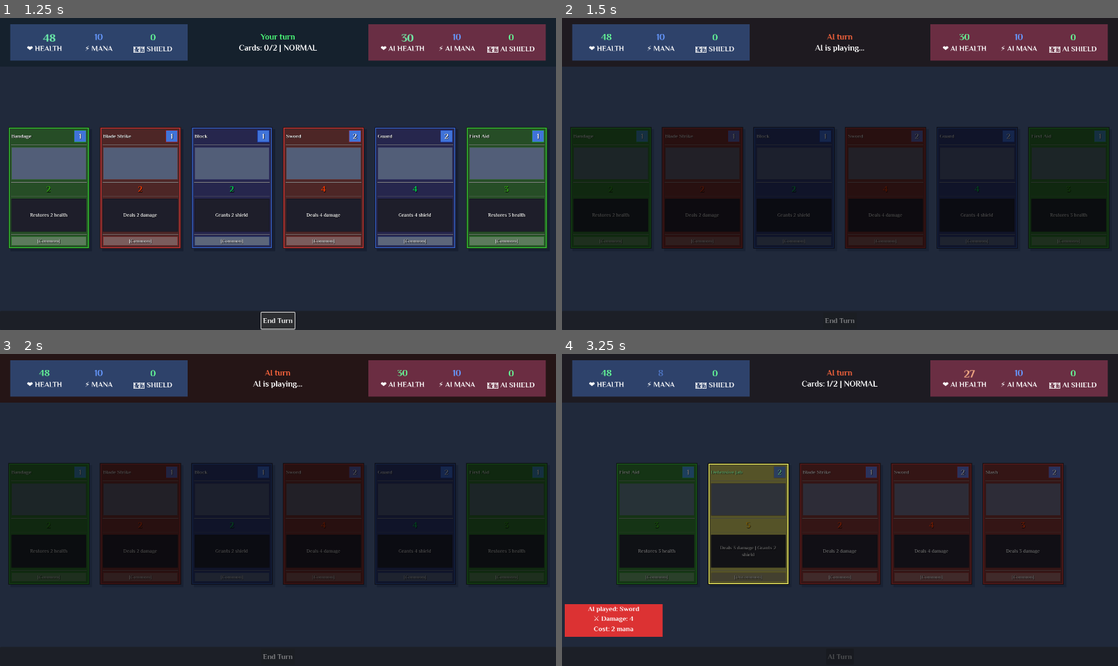
Above: before the commit, frames 1-4 (two rows, left to right).
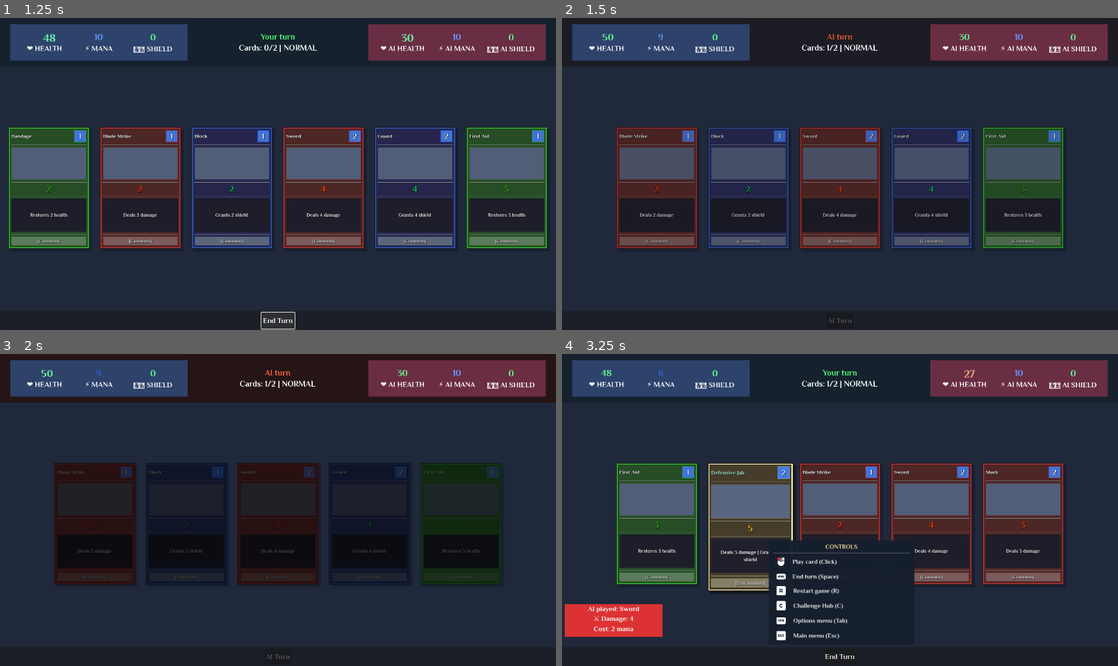
Above: after the commit, the same moments.

Repository: lextrack/Card-Vault-Keeper-Arena
Game: Godot game, scene res://scenes/Main.tscn
Same seed, same stepped clock (60 frames per second), same inputs: the game is played once before the commit and once after it. This scene is started directly instead of the project's main scene. Video files are missing from this copy of the repository; at most half a second of black plays in their place. Sound files missing from this copy of the repository are replaced by a short silence.
Inputs (mouse positions are in pixels of both pictures, inside the frame that each line leads up to):
- Up to frame 1 (1.25 s): click "End Turn" at 0.5 s
- Up to frame 2 (1.5 s): tap Enter (game_select) at 1.25 s; move the mouse to (612, 186) at 1.27 s; hold Right (ui_right) from 1.28 s (still down); hold Enter (game_select) from 1.28 s (still down); click (612, 186) at 1.42 s
- Up to frame 3 (2 s): keep holding Right (ui_right); keep holding Enter (game_select)
- Up to frame 4 (3.25 s): tap R (game_restart) at 2 s; move the mouse to (701, 522) at 2.02 s; release Right (ui_right) at 2.03 s; release Enter (game_select) at 2.03 s; hold Escape (game_back) 2.03-2.78 s; tap C (ChallengeHub_access) at 2.1 s; click (701, 522) at 2.17 s; tap Enter (game_select) at 2.3, 3.05 s; move the mouse to (612, 522) at 2.77 s; hold Right (ui_right) from 2.78 s (still down); hold H (game_controls) from 2.78 s (still down); click (612, 522) at 2.92 s

Frame 1 is identical in both runs. In frame 2, 27% of the frame differs, in the area x 1-99%, y 5-98%; in frame 3, 14%; in frame 4, 21%.
Error in both runs: Invalid access to property or key 'turn_number' on a base object of type 'Nil'. (res://scripts/Main.gd:450)

Commit message:
Navigations works now with the arrow keys

Diff:
--- a/project.godot
+++ b/project.godot
@@ -43,7 +43,6 @@
 "deadzone": 0.5,
 "events": [Object(InputEventKey,"resource_local_to_scene":false,"resource_name":"","device":0,"window_id":0,"alt_presse …(194 unchanged characters)…
 , Object(InputEventKey,"resource_local_to_scene":false,"resource_name":"","device":0,"window_id":0,"alt_pressed":false, …(185 unchanged characters)…
-, Object(InputEventKey,"resource_local_to_scene":false,"resource_name":"","device":0,"window_id":0,"alt_pressed":false,"shift_pressed":false,"ctrl_pressed":false,"meta_pressed":false,"pressed":false,"keycode":32,"physical_keycode":0,"key_label":0,"unicode":32,"location":0,"echo":false,"script":null)
 ]
 }
 ui_left={
--- a/scripts/InputManager.gd
+++ b/scripts/InputManager.gd
@@ -130,8 +130,8 @@
 	elif event.is_action_pressed("game_exit"):
 		if not _is_game_transitioning():
 			main_scene.show_exit_confirmation()
-	elif main_scene.is_player_turn and gamepad_mode and main_scene.player and not _is_game_transitioning():
-		_handle_gamepad_navigation(event)
+	elif main_scene.is_player_turn and (gamepad_mode or event is InputEventKey) and main_scene.player and not _is_game_transitioning():
+		_handle_keyboard_and_gamepad_navigation(event)
 
 func _handle_options_menu_toggle():
 	if not options_menu:
@@ -195,38 +195,27 @@
 		controls_panel.toggle_visibility()
 		main_scene.audio_helper.play_card_hover_sound()
 
-func _handle_gamepad_navigation(event: InputEvent):
+func _handle_keyboard_and_gamepad_navigation(event: InputEvent):
 	if not is_input_enabled() or _is_game_transitioning() or input_processing:
-		return
-
-	if not main_scene.player or not main_scene.player.can_play_more_cards():
-		if event.is_action_pressed("game_select"):
-			return
-
-		if event.is_action_pressed("ui_left") or event.is_action_pressed("ui_right"):
-			_handle_navigation_only(event)
-		elif event.is_action_pressed("game_back"):
-			_handle_end_turn_input()
 		return
 
 	if event.is_action_pressed("ui_left"):
 		if main_scene.ui_manager.navigate_cards(-1, main_scene.player):
 			main_scene.audio_helper.play_card_hover_sound()
+		return
 	elif event.is_action_pressed("ui_right"):
 		if main_scene.ui_manager.navigate_cards(1, main_scene.player):
 			main_scene.audio_helper.play_card_hover_sound()
-	elif event.is_action_pressed("game_select"):
-		_handle_card_selection()
-	elif event.is_action_pressed("game_back"):
+		return
+
+	if main_scene.player.can_play_more_cards():
+		if event.is_action_pressed("ui_accept") or event.is_action_pressed("game_select"):
+			_handle_card_selection()
+			return
+
+	if event.is_action_pressed("ui_cancel") or event.is_action_pressed("game_back"):
 		_handle_end_turn_input()
-
-func _handle_navigation_only(event: InputEvent):
-	if event.is_action_pressed("ui_left"):
-		if main_scene.ui_manager.navigate_cards(-1, main_scene.player):
-			main_scene.audio_helper.play_card_hover_sound()
-	elif event.is_action_pressed("ui_right"):
-		if main_scene.ui_manager.navigate_cards(1, main_scene.player):
-			main_scene.audio_helper.play_card_hover_sound()
+		return
 
 func _handle_card_selection():
 	if input_processing:
@@ -248,7 +237,6 @@
 		)
 
 func _handle_end_turn_input():
-	"""Handle end turn input"""
 	var end_turn_button = main_scene.end_turn_button
 	if end_turn_button and not end_turn_button.disabled:
 		end_turn_button.release_focus()
--- a/scripts/Main.gd
+++ b/scripts/Main.gd
@@ -823,10 +823,6 @@
 		show_options_menu()
 		return
 
-	if event.is_action_pressed("ui_accept") and is_player_turn and not end_turn_button.disabled and not input_manager.gamepad_mode and not is_game_transitioning:
-		_on_end_turn_pressed()
-		return
-
 	if event.is_action_pressed("ChallengeHub_access") and is_player_turn and not is_game_transitioning:
 		open_challengehub()
 		return
